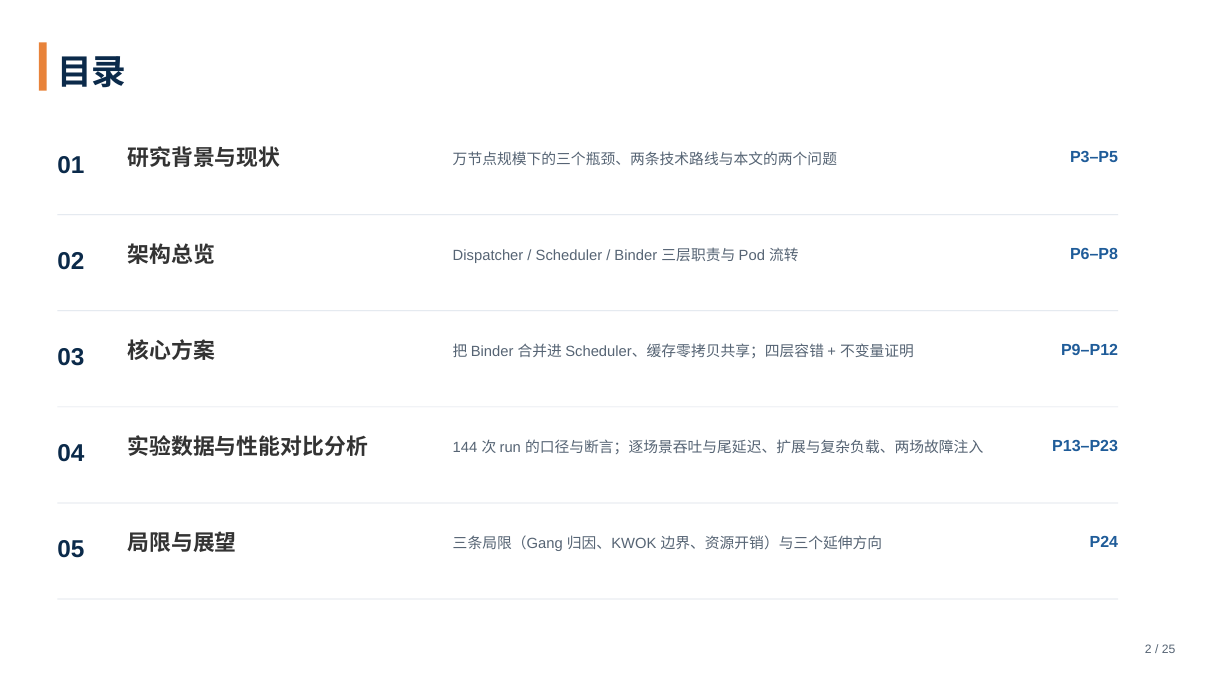
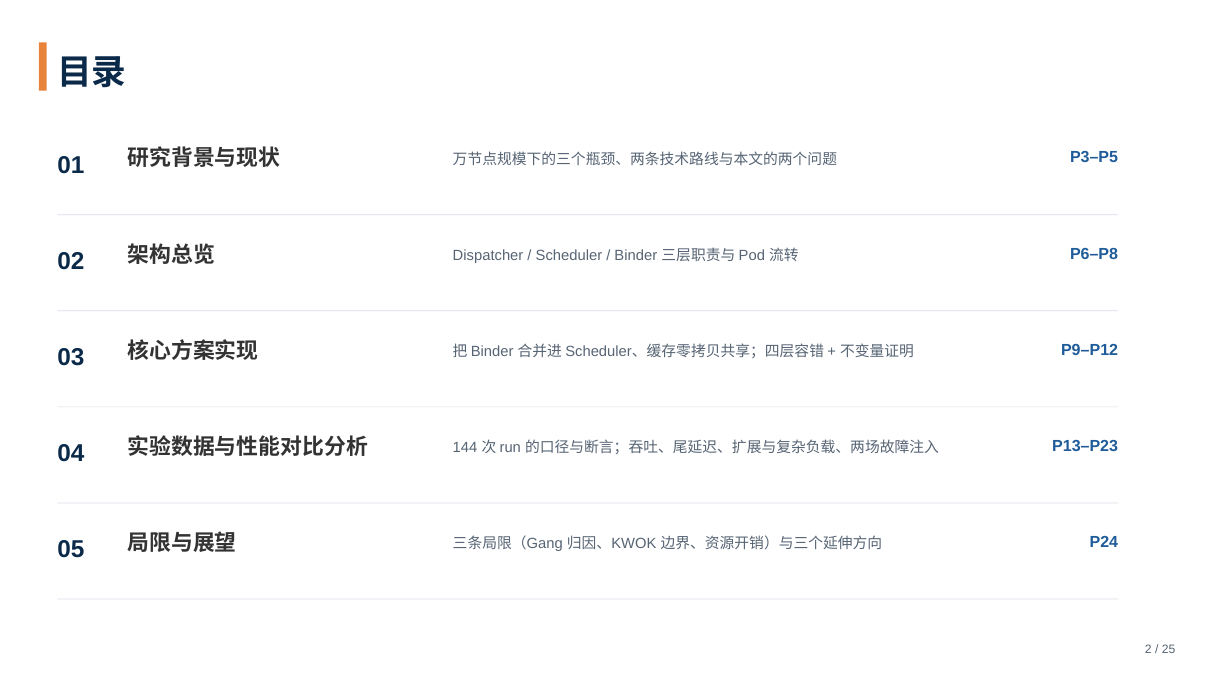
Before and after one commit to tengfei86/godel-scheduler, a slide deck: slide 2 of docs/thesis/defense/答辩PPT-基于etcd的分布式Kubernetes调度器.pptx. Drawn at 1232x693 pixels with LibreOffice and Linux fonts; fonts in the diff are those of the drawing. Boxes give left, top, right and bottom in pixels: in the first picture for what was removed or moved away, otherwise in the second. Text is boxed around its words. In the diff, an @@ line names an element or a change of style, - is before the commit and + after.

Commit message:
docs(thesis): 目录 03 标题改为「核心方案实现」

```diff
--- a/docs/thesis/defense/答辩PPT-基于etcd的分布式Kubernetes调度器.pptx
+++ b/docs/thesis/defense/答辩PPT-基于etcd的分布式Kubernetes调度器.pptx
@@ text at (128, 339, 259, 360): text changed @@
-核心方案
+核心方案实现
@@ text at (453, 439, 939, 454): text changed @@
-144 次 run 的口径与断言；逐场景吞吐与尾延迟、扩展与复杂负载、两场故障注入
+144 次 run 的口径与断言；吞吐、尾延迟、扩展与复杂负载、两场故障注入
```
Also in this commit, not shown: 2 other files.
